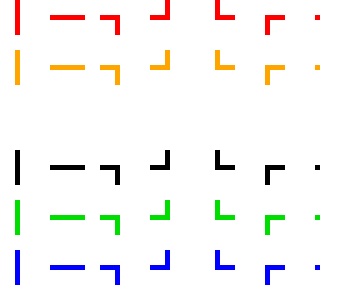
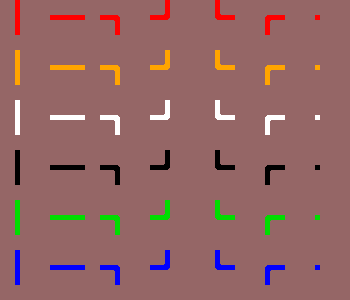
Layered file, before and after one edit (350×300). Changes by layer:
painted on "blue" over [114, 264, 271, 271]
painted on "green" over [114, 164, 271, 221]
painted on "black" over [118, 165, 267, 170]
painted on "white" over [114, 64, 271, 121]
painted on "orange" over [118, 65, 267, 70]
painted on "red" over [114, 14, 271, 21]
showed "Background", painted on it over [0, 0, 350, 300]
